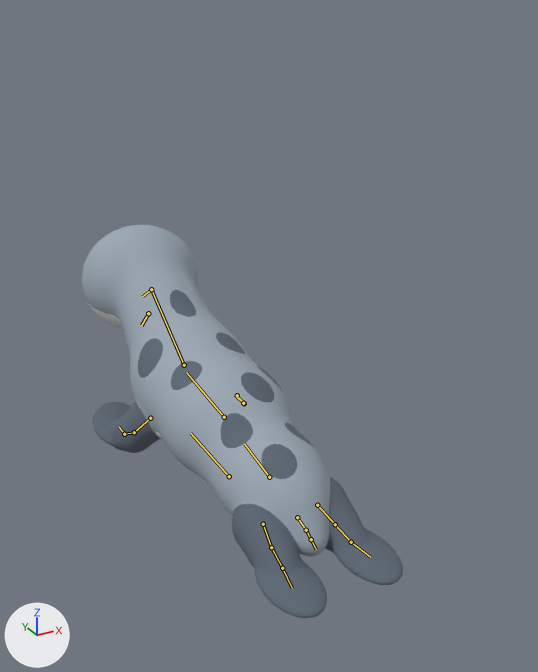
One commit to the glTF model art_sources/own/harbor_seal_LOD0.glb: the scene before it, then after it.
Rendered twice from a 50 mm lens placed at (-0.694, -1.433, 1.107), pointed at (0.087, -0.012, 0.396). Arrows for +X, +Y and +Z are at lower left; the lights stay in place. The picture after the commit comes second. Both versions are drawn at frame 8 of the action 'attack2'; the numbers are the values there. The bones that change, and the others that lie on the model, are drawn over the model as lines.

Objects in the first picture: 'harbor_seal'.
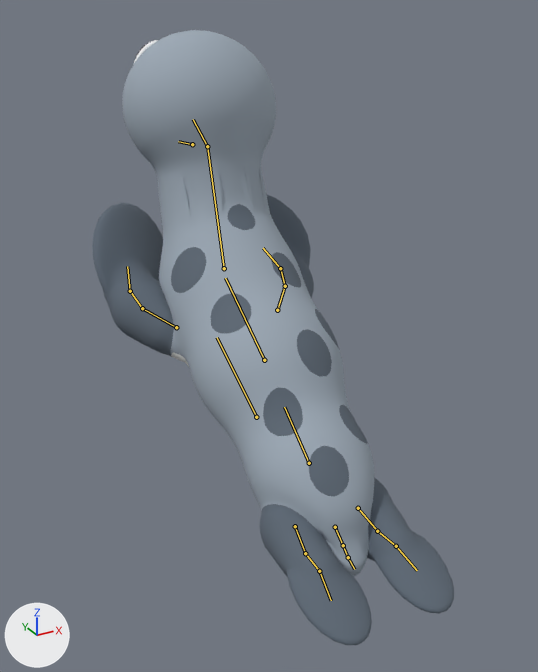
Boxes [x1, y1, x2, y2] around the edits, measured in the pictures (538 x 672 px):
'harbor_seal', posed (13% wider, 56% taller): before [82, 225, 403, 618]; after [92, 30, 454, 645]
bone 'root', root to tip: before (229, 476) to (190, 433); after (256, 417) to (217, 337)
bone 'neck', root to tip: before (184, 365) to (151, 289); after (224, 268) to (207, 146)
bone 'head', root to tip: before (151, 289) to (142, 296); after (207, 146) to (193, 119)
bone 'jaw', root to tip: before (148, 313) to (141, 325); after (192, 144) to (178, 141)
bone 'fl_upper.L', root to tip: before (150, 418) to (134, 432); after (176, 327) to (142, 308)
bone 'fl_lower.L', root to tip: before (134, 432) to (124, 434); after (142, 308) to (130, 291)
bone 'fl_foot.L', root to tip: before (124, 434) to (119, 427); after (130, 291) to (127, 266)
bone 'fl_upper.R', root to tip: before (237, 395) to (244, 403); after (277, 310) to (285, 286)
bone 'fl_lower.R', root to tip: before (244, 403) to (243, 403); after (285, 286) to (280, 268)
bone 'fl_foot.R', root to tip: before (243, 403) to (237, 397); after (280, 268) to (263, 248)
bone 'tail1', root to tip: before (297, 517) to (306, 530); after (335, 527) to (343, 545)
bone 'tail2', root to tip: before (306, 530) to (311, 539); after (343, 545) to (348, 557)
bone 'tail3', root to tip: before (311, 539) to (316, 549); after (348, 557) to (354, 569)
bone 'hl_upper.L', root to tip: before (263, 524) to (271, 547); after (295, 526) to (305, 553)
bone 'hl_lower.L', root to tip: before (271, 547) to (282, 568); after (305, 553) to (319, 571)
bone 'hl_foot.L', root to tip: before (282, 568) to (292, 588); after (319, 571) to (331, 600)
bone 'hl_upper.R', root to tip: before (317, 505) to (335, 524); after (358, 508) to (377, 531)
bone 'hl_lower.R', root to tip: before (335, 524) to (351, 542); after (377, 531) to (396, 546)
bone 'hl_foot.R', root to tip: before (351, 542) to (370, 557); after (396, 546) to (417, 570)

The edits, one by one:
Bone 'root' (bone_root) moves from (0.0, 0.042, -0.005) to (0.034, -0.047, 0.208).
Bone 'root' (bone_root) turns from (-1, 0, 0) to (23, 0, -4) degrees about its own x, y and z.
Bone 'root' (bone_root) is rescaled from (1.0, 1.0, 1.0) to (1.04, 1.1, 1.06).
Bone 'neck' (bone_neck) turns from (-16, 0, 0) to (1, 0, 0) degrees about its own x, y and z.
Bone 'head' (bone_head) turns from (-8, 0, 0) to (11, 0, 0) degrees about its own x, y and z.
Bone 'jaw' (bone_jaw) turns from (0, 0, 0) to (-22, 0, 0) degrees about its own x, y and z.
Bone 'fl_upper.L' (bone_fl_upper_l) turns from (16, 0, 0) to (51, 0, 35) degrees about its own x, y and z.
Bone 'fl_upper.L' (bone_fl_upper_l) is rescaled from (1.0, 1.0, 1.0) to (1.29, 1.36, 1.29).
Bone 'fl_lower.L' (bone_fl_lower_l) turns from (0, 0, 0) to (-3, 0, 0) degrees about its own x, y and z.
Bone 'fl_foot.L' (bone_fl_foot_l) turns from (0, 0, 0) to (-13, 0, 0) degrees about its own x, y and z.
Bone 'fl_foot.L' (bone_fl_foot_l) is rescaled from (1.0, 1.0, 1.0) to (1.35, 1.35, 1.35).
Bone 'fl_upper.R' (bone_fl_upper_r) turns from (16, 0, 0) to (51, 0, -35) degrees about its own x, y and z.
Bone 'fl_upper.R' (bone_fl_upper_r) is rescaled from (1.0, 1.0, 1.0) to (1.29, 1.36, 1.29).
Bone 'fl_lower.R' (bone_fl_lower_r) turns from (0, 0, 0) to (-3, 0, 0) degrees about its own x, y and z.
Bone 'fl_foot.R' (bone_fl_foot_r) turns from (0, 0, 0) to (-13, 0, 0) degrees about its own x, y and z.
Bone 'fl_foot.R' (bone_fl_foot_r) is rescaled from (1.0, 1.0, 1.0) to (1.35, 1.35, 1.35).
Bone 'tail1' (bone_tail1) turns from (0, 0, 0) to (-7, 0, 0) degrees about its own x, y and z.
Bone 'tail2' (bone_tail2) turns from (0, 0, 0) to (-10, 0, 0) degrees about its own x, y and z.
Bone 'tail3' (bone_tail3) turns from (0, 0, 0) to (-12, 0, 0) degrees about its own x, y and z.
Bone 'hl_upper.L' (bone_hl_upper_l) turns from (0, 0, 0) to (-28, 0, 0) degrees about its own x, y and z.
Bone 'hl_lower.L' (bone_hl_lower_l) turns from (0, 0, 0) to (-13, 0, 0) degrees about its own x, y and z.
Bone 'hl_foot.L' (bone_hl_foot_l) turns from (0, 0, 0) to (29, 0, 0) degrees about its own x, y and z.
Bone 'hl_upper.R' (bone_hl_upper_r) turns from (0, 0, 0) to (-28, 0, 0) degrees about its own x, y and z.
Bone 'hl_lower.R' (bone_hl_lower_r) turns from (0, 0, 0) to (-13, 0, 0) degrees about its own x, y and z.
Bone 'hl_foot.R' (bone_hl_foot_r) turns from (0, 0, 0) to (29, 0, 0) degrees about its own x, y and z.
